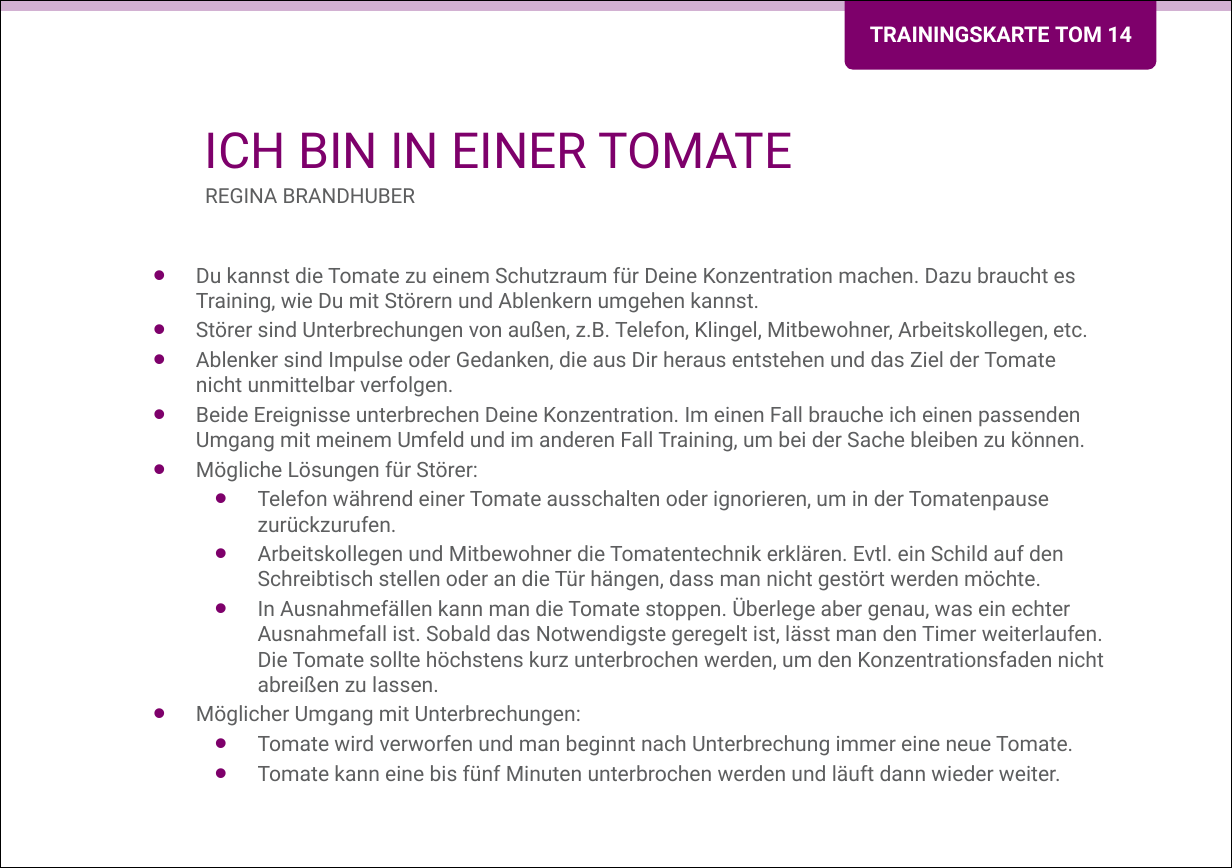
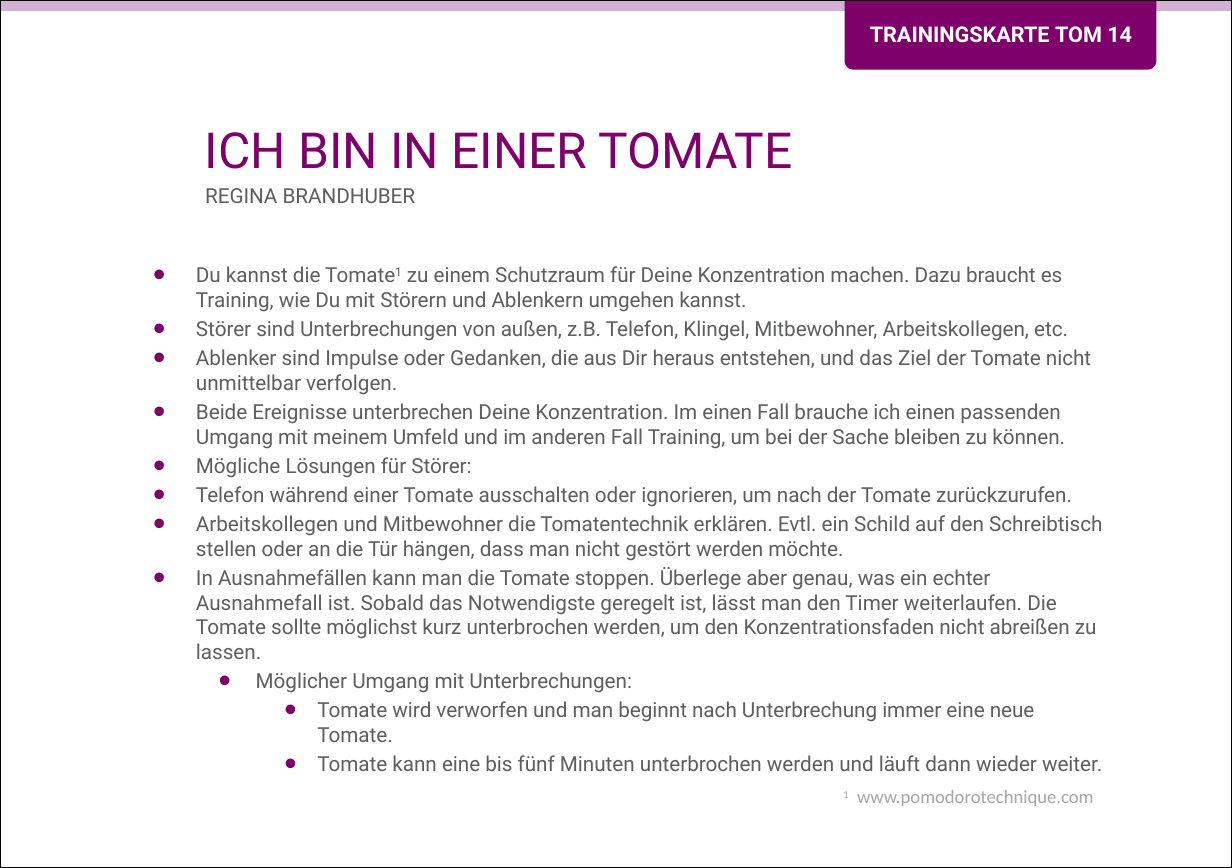
Before and after one commit to Teamtool/training-materials, a slide deck: slide 1 of music moves/Tomatoes (TOM)/ger/apprentice/ger_TOM_14_Ich_bin_in_einer_Tomate_MM_A.pptx. Drawn at 1232x868 pixels with LibreOffice and Linux fonts; fonts in the diff are those of the drawing; background and template pictures are left out. Boxes give left, top, right and bottom in pixels: in the first picture for what was removed or moved away, otherwise in the second. Text is boxed around its words. In the diff, an @@ line names an element or a change of style, - is before the commit and + after.

```diff
--- a/music moves/Tomatoes (TOM)/ger/apprentice/ger_TOM_14_Ich_bin_in_einer_Tomate_MM_A.pptx
+++ b/music moves/Tomatoes (TOM)/ger/apprentice/ger_TOM_14_Ich_bin_in_einer_Tomate_MM_A.pptx
@@ text at bbox=[196, 266, 1063, 312]: text changed; size 10.2 to 10 pt @@
-• Du kannst die Tomate zu einem Schutzraum für Deine Konzentration machen. Dazu braucht es Training, wie Du mit Störern und Ablenkern umgehen kannst.
+• Du kannst die Tomate1 zu einem Schutzraum für Deine Konzentration machen. Dazu braucht es Training, wie Du mit Störern und Ablenkern umgehen kannst.
@@ text at bbox=[196, 320, 1102, 771]: size 10.2 to 10 pt in "Störer sind Unterbrechungen von außen, z.B. Telefon, ...", "Beide Ereignisse unterbrechen Deine Konzentration. Im einen ...", "Mögliche Lösungen für Störer:", "Arbeitskollegen und Mitbewohner die Tomatentechnik erklären. ..." and 3 more places; list level 3 to 1 in "Arbeitskollegen und Mitbewohner die Tomatentechnik ..."; list level 1 to 2 in "Möglicher Umgang mit Unterbrechungen:"; indent changed @@
@@ text at bbox=[196, 349, 1091, 395]: text changed; size 10.2 to 10 pt @@
-• Ablenker sind Impulse oder Gedanken, die aus Dir heraus entstehen und das Ziel der Tomate nicht unmittelbar verfolgen.
+• Ablenker sind Impulse oder Gedanken, die aus Dir heraus entstehen, und das Ziel der Tomate nicht unmittelbar verfolgen.
@@ text at bbox=[196, 486, 1072, 507]: text changed; size 10.2 to 10 pt @@
-    • Telefon während einer Tomate ausschalten oder ignorieren, um in der Tomatenpause zurückzurufen.
+• Telefon während einer Tomate ausschalten oder ignorieren, um nach der Tomate zurückzurufen.
@@ text at bbox=[196, 567, 1097, 659]: text changed; size 10.2 to 10 pt @@
-    • In Ausnahmefällen kann man die Tomate stoppen. Überlege aber genau, was ein echter Ausnahmefall ist. Sobald das Notwendigste geregelt ist, lässt man den Timer weiterlaufen. Die Tomate sollte höchstens kurz unterbrochen werden, um den Konzentrationsfaden nicht abreißen zu lassen.
+• In Ausnahmefällen kann man die Tomate stoppen. Überlege aber genau, was ein echter Ausnahmefall ist. Sobald das Notwendigste geregelt ist, lässt man den Timer weiterlaufen. Die Tomate sollte möglichst kurz unterbrochen werden, um den Konzentrationsfaden nicht abreißen zu lassen.
@@ text added at bbox=[843, 790, 1094, 806], 9 pt, text #A6A6A6 @@
+1 www.pomodorotechnique.com
```
Also in this commit, not shown: 1 other slide changed, 1 other file.
